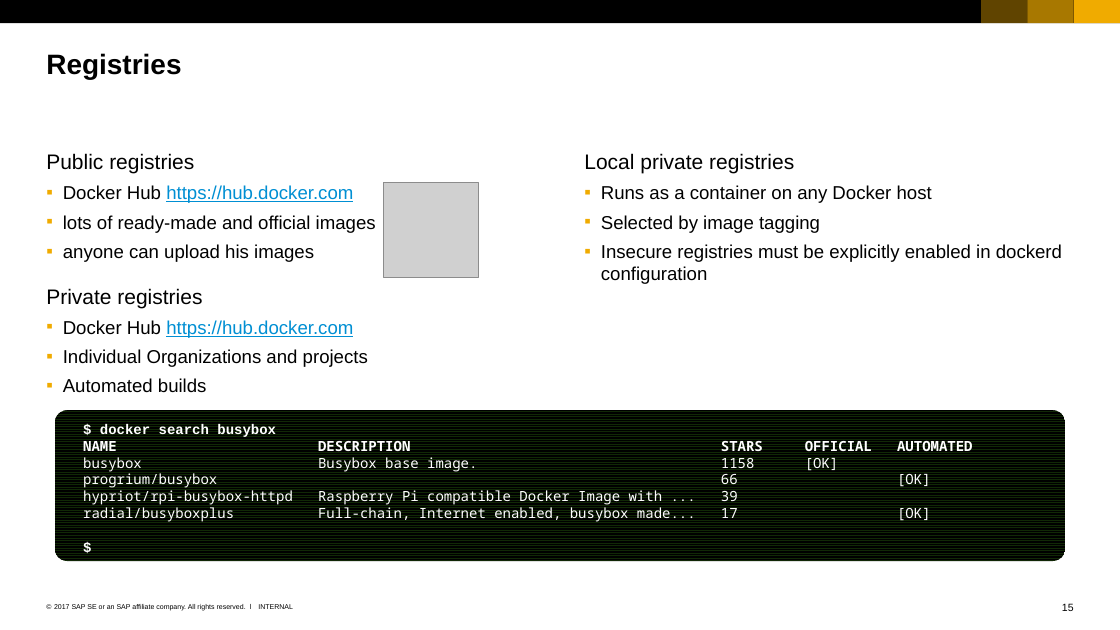
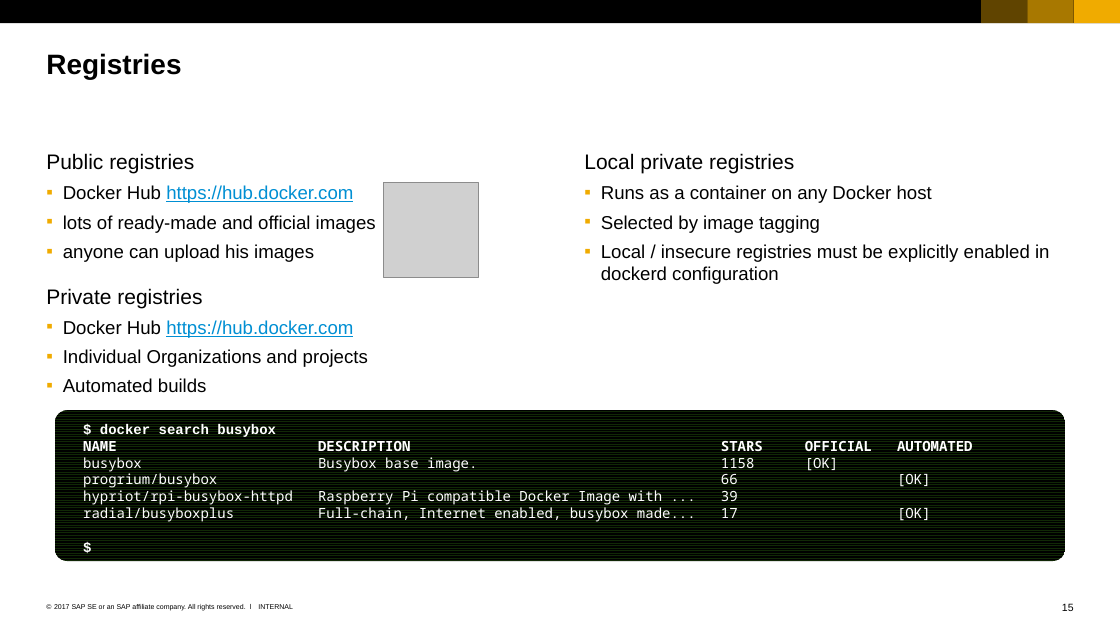
Before and after one commit to cuijiyao01/docker-k8s-training, a slide deck: slide 15 of docker/02_Members_of_docker_universe.pptx. Drawn at 1120x630 pixels with LibreOffice and Linux fonts; fonts in the diff are those of the drawing; grey boxes stand for pictures. Boxes give left, top, right and bottom in pixels: in the first picture for what was removed or moved away, otherwise in the second. Text is boxed around its words. In the diff, an @@ line names an element or a change of style, - is before the commit and + after.

```diff
--- a/docker/02_Members_of_docker_universe.pptx
+++ b/docker/02_Members_of_docker_universe.pptx
@@ text at <box>601,244,1049,284</box>: text changed @@
-  ▪ Insecure registries must be explicitly enabled in dockerd configuration
+  ▪ Local / insecure registries must be explicitly enabled in dockerd configuration
```
Also in this commit, not shown: 9 other slides changed, 3 other files.
